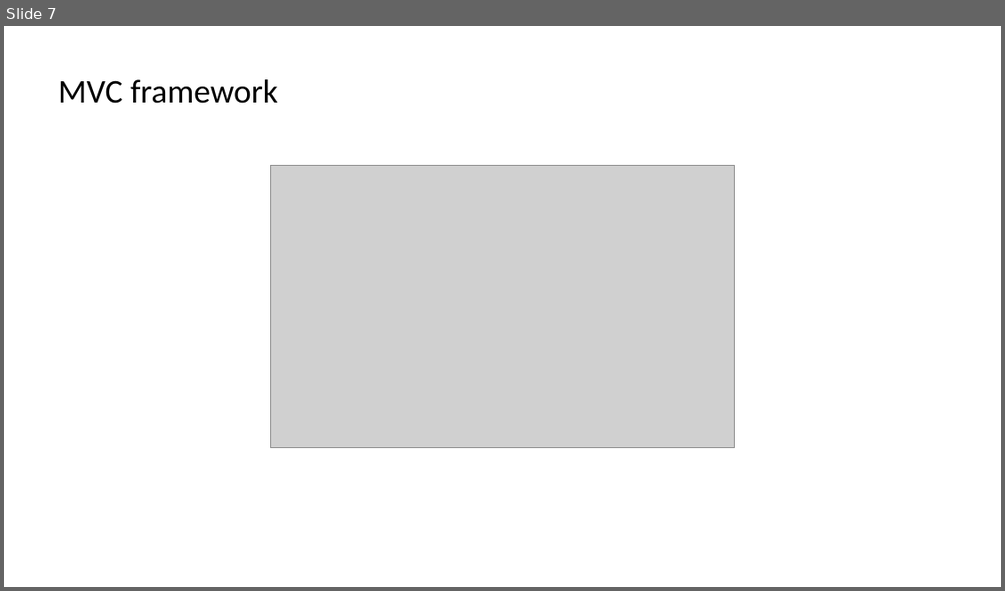
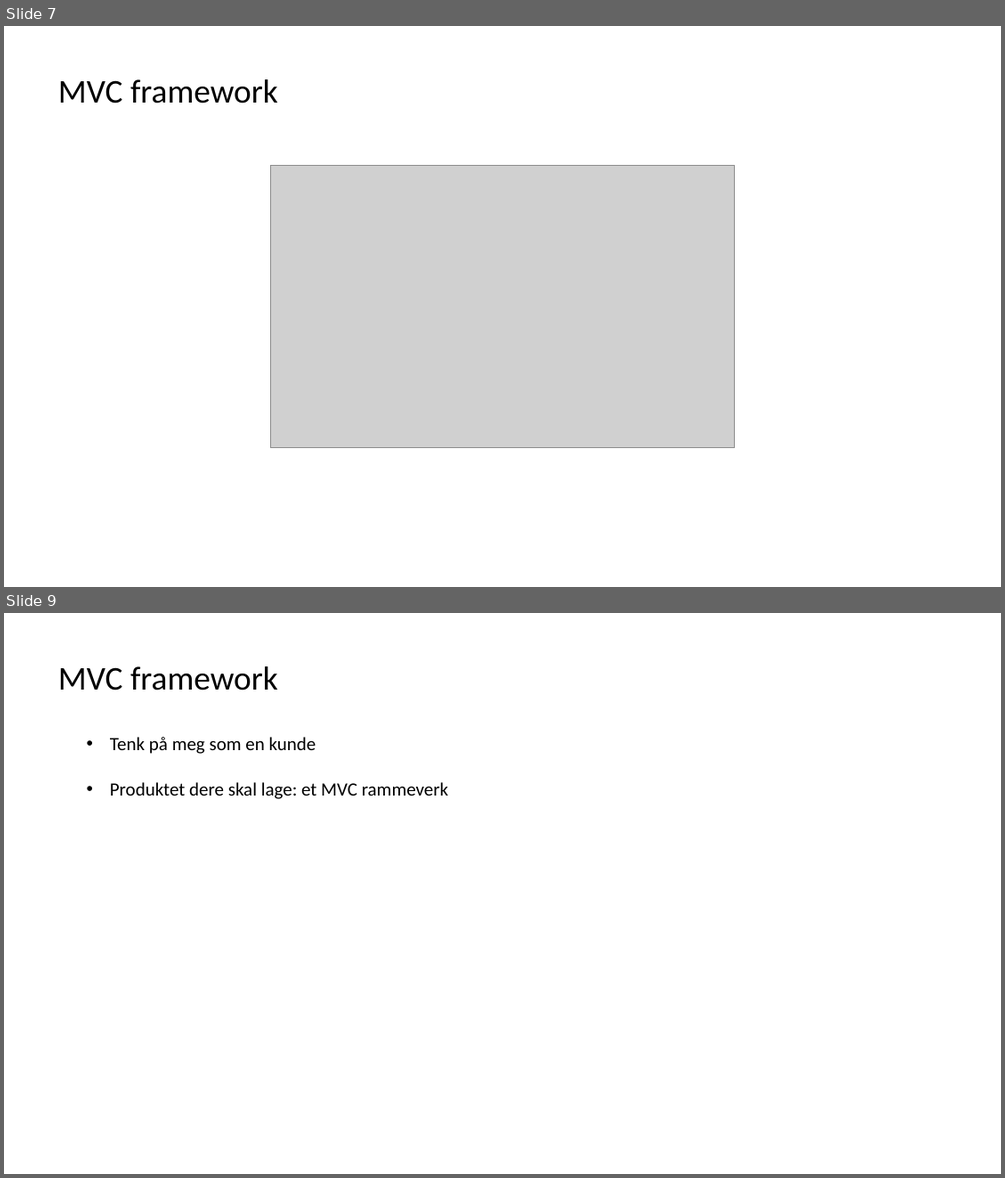
Before and after one commit to himoldeonline/mvc, a slide deck: docs/concepts.pptx. Shown one above the other, each under a label of ours: slide 7 before the commit, slides 7 and 9 after it; the slides between them are not shown. The pictures are 1005x591 and 1005x1178 pixels, drawn with LibreOffice and Linux fonts; fonts in the diff are those of the drawing; grey boxes stand for pictures. Boxes give left, top, right and bottom in pixels: in the first picture for what was removed or moved away, otherwise in the second. Text is boxed around its words. In the diff, an @@ line names an element or a change of style, - is before the commit and + after.

```diff
--- a/docs/concepts.pptx
+++ b/docs/concepts.pptx
@@ slide 9 added at bbox=[4, 613, 1001, 1174], background #FFFFFF @@
@@ text added at bbox=[58, 666, 278, 690], 32 pt, text #000000 @@
+MVC framework
@@ text added at bbox=[110, 737, 448, 799], 18 pt, text #000000 @@
+• Tenk på meg som en kunde
+• Produktet dere skal lage: et MVC rammeverk
```
Also in this commit, not shown: 1 slide changed, 1 other slide added, 1 slide removed, 3 other files.
